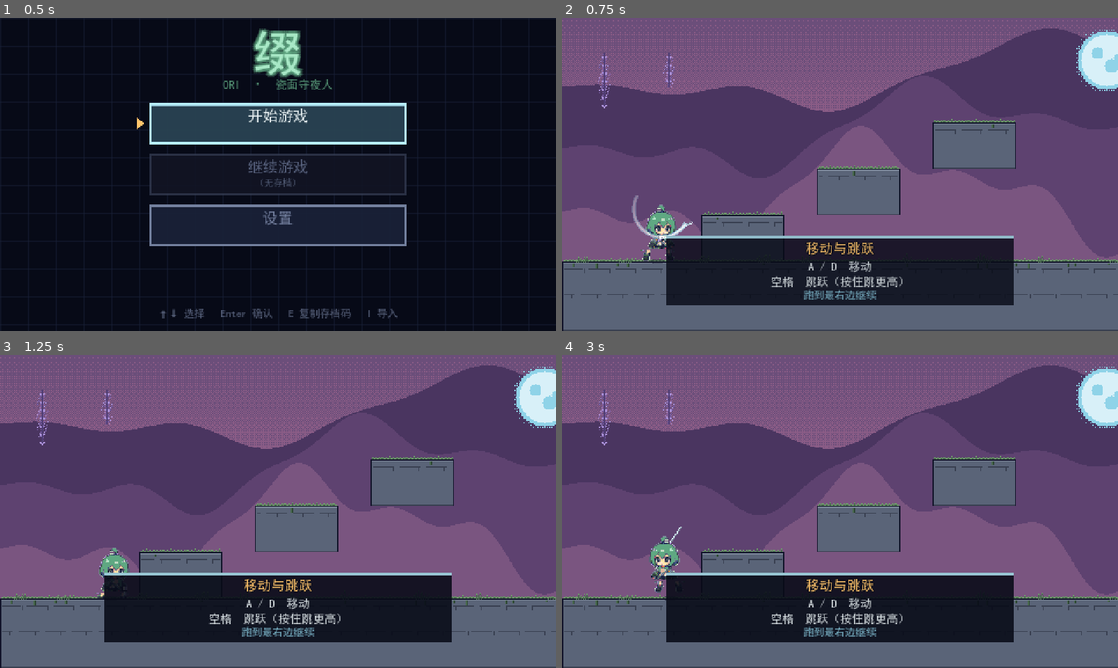
Above: before the commit, frames 1-4 (two rows, left to right).
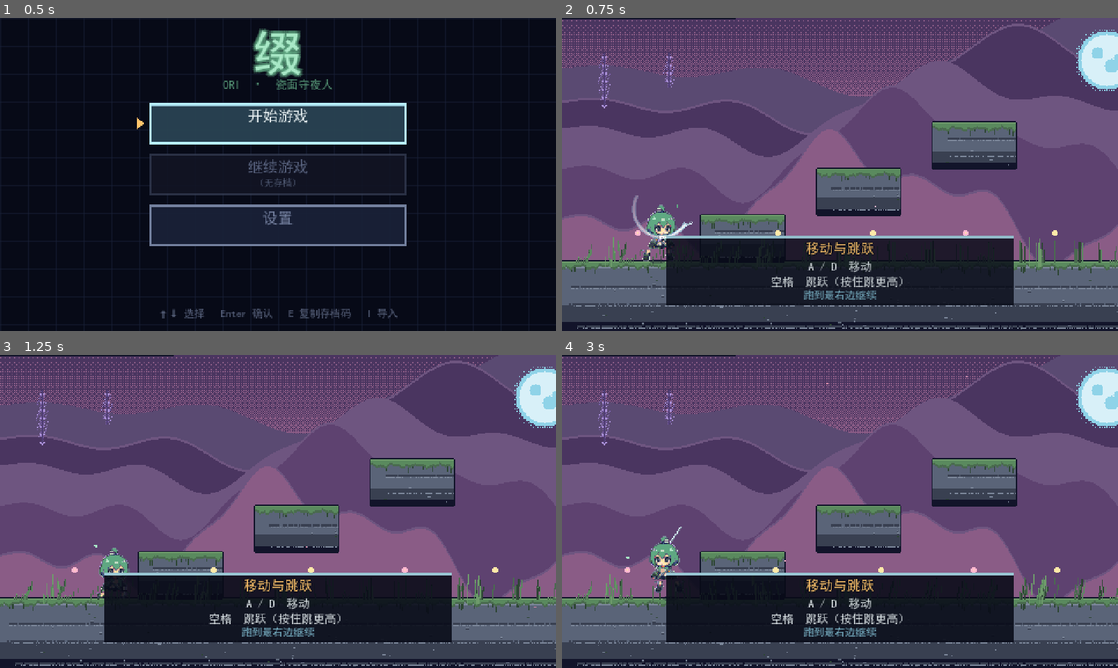
Above: after the commit, the same moments.

Repository: KurilX/actGodotGame-iori
Game: Godot game, scene res://scenes/bootstrap.tscn
The game is run twice, just before and just after one commit, with the same random seed, the same clock (stepped at 60 frames per second) and the same inputs.
Inputs (mouse positions are in pixels of both pictures, inside the frame that each line leads up to):
- Up to frame 1 (0.5 s): no input
- Up to frame 2 (0.75 s): tap Enter at 0.5 s; move the mouse to (962, 158) at 0.52 s; hold D (move_right) from 0.53 s (still down); hold J (attack) from 0.53 s (still down); click (962, 158) at 0.67 s
- Up to frame 3 (1.25 s): keep holding D (move_right); keep holding J (attack); tap Space (jump) at 0.77 s
- Up to frame 4 (3 s): release D (move_right) at 1.25 s; release J (attack) at 1.25 s; drag from (728, 527) to (812, 574) at 1.27 s; move the mouse to (895, 442) at 2.02 s; hold A (move_left) 2.03-2.75 s; hold L (heavy) 2.03-2.75 s; drag from (812, 574) to (673, 464) at 2.77 s

Frame 1 is identical in both runs. In frame 2, 38% of the frame differs, in the area x 0-100%, y 0-100%; in frame 3, 38%; in frame 4, 38%.
Error in both runs: Invalid access to property or key 'export' on a base object of type 'Dictionary'. (res://src/ui/main_menu.gd:440)

Commit message:
feat: 场景美术重做 - 五层远景/岩层地板/风吹植被与花瓣

Diff:
--- a/src/world/room_greybox.gd
+++ b/src/world/room_greybox.gd
@@ -26,6 +26,10 @@
 const ROOM_W := 2400
 const ROOM_H := 540
 
+# 地面顶部 y 坐标（与 SOLIDS 里地面矩形一致）。
+# 植被都种在这条线上。
+const GROUND_Y_FOR_DECO := 480.0
+
 # 段边界（世界坐标 x）
 const TUTORIAL_END := 1560.0
 const BOSS_ZONE_START := 1560.0
@@ -91,8 +95,115 @@
 func _ready() -> void:
 	_build_visuals()
 	_build_solids()
+	_build_wind_life()
 	_build_one_way()
 	_spawn_player()
+
+
+const WindSprite := preload("res://src/world/wind_sprite.gd")
+const WindPetals := preload("res://src/world/wind_petals.gd")
+
+
+func _build_wind_life() -> void:
+	"""动态植被：会随风摇摆的草、花、芦苇 + 飘落的花瓣。
+
+	## 为什么用代码画而不是贴图
+
+	一棵会动的草如果逐帧画，12 帧 × 几十棵 = 帧数爆炸，而且每棵的
+	摆动相位还必须一致（否则像各摆各的）。用自绘 + 正弦相位：
+	  · 一棵草只有几个控制点，绘制开销可忽略
+	  · 相位由 x 坐标决定，天然形成"风从右往左推"的波浪
+	  · 想加就加，不受美术资源限制
+
+	## 分层
+
+	  z=-4  背景草丛（远、矮、暗，不遮挡）
+	  z=-1  前景草丛（近、高、亮，从画面前景探出）
+	  z=-3  飘落花瓣（在草丛之上、角色之下）
+	"""
+	var rng := RandomNumberGenerator.new()
+	rng.seed = 20261124
+
+	# ── 背景草丛：沿地面稀疏分布 ──
+	var bg := Node2D.new()
+	bg.name = "WindGrassBack"
+	bg.z_index = -4
+	add_child(bg)
+
+	var x := 20.0
+	while x < ROOM_W - 20:
+		var w: Node2D = WindSprite.new()
+		w.wind_freq = rng.randf_range(0.85, 1.25)
+		w.wind_amp = rng.randf_range(2.2, 3.4)
+		w.wind_speed = rng.randf_range(28.0, 40.0)
+		w.position = Vector2(x, GROUND_Y_FOR_DECO)
+		var n: int = rng.randi_range(3, 6)
+		for i in n:
+			var h: float = rng.randf_range(9.0, 18.0)
+			var dx: float = rng.randf_range(-4.0, 4.0)
+			var col_kind: int = rng.randi_range(0, 2)
+			var col: Color
+			match col_kind:
+				0:
+					col = Color("#4A6B4F")      # moss
+				1:
+					col = Color("#2E4634")      # moss_dk
+				_:
+					col = Color("#5A8A5E")      # grass
+			w.add_blade(dx, h, 1.6, col)
+		bg.add_child(w)
+		x += rng.randf_range(14.0, 34.0)
+
+	# ── 前景草丛：更少但更高，从画面下沿探出 ──
+	var fg := Node2D.new()
+	fg.name = "WindGrassFront"
+	fg.z_index = -1
+	add_child(fg)
+
+	x = 40.0
+	while x < ROOM_W - 40:
+		var w2: Node2D = WindSprite.new()
+		w2.wind_freq = rng.randf_range(0.9, 1.3)
+		w2.wind_amp = rng.randf_range(3.4, 5.2)   # 前景摆幅更大
+		w2.position = Vector2(x, GROUND_Y_FOR_DECO + 4.0)
+		for i in rng.randi_range(4, 7):
+			var h2: float = rng.randf_range(14.0, 26.0)
+			w2.add_blade(rng.randf_range(-6.0, 6.0), h2, 1.4,
+						 Color("#5A8A5E") if rng.randf() < 0.6
+						 else Color("#6E9A6B"))
+		fg.add_child(w2)
+		x += rng.randf_range(55.0, 110.0)
+
+	# ── 小野花：点缀在草丛之间 ──
+	var flowers := Node2D.new()
+	flowers.name = "WindFlowers"
+	flowers.z_index = -3
+	add_child(flowers)
+	x = 60.0
+	while x < ROOM_W - 60:
+		var fw: Node2D = WindSprite.new()
+		fw.wind_freq = rng.randf_range(1.0, 1.4)
+		fw.wind_amp = rng.randf_range(2.8, 4.0)
+		fw.position = Vector2(x, GROUND_Y_FOR_DECO)
+		# 花茎
+		fw.add_blade(0.0, rng.randf_range(9.0, 15.0), 1.0,
+					 Color("#4A6B4F"))
+		flowers.add_child(fw)
+		# 花冠：用自绘节点画一个小十字花
+		var petal: Node2D = Node2D.new()
+		petal.position = Vector2(x, GROUND_Y_FOR_DECO - 12.0)
+		petal.z_index = -3
+		petal.set_script(preload("res://src/world/wind_flower.gd"))
+		petal.set("petal_color", Color("#FFB8D0") if rng.randf() < 0.7
+				  else Color("#FFE9A8"))
+		petal.set("stem_x", x)
+		add_child(petal)
+		x += rng.randf_range(70.0, 150.0)
+
+	# ── 飘落花瓣 ──
+	var petals := WindPetals.new()
+	petals.name = "WindPetals"
+	add_child(petals)
 
 
 func _build_solids() -> void:
--- /dev/null
+++ b/src/world/wind_flower.gd
@@ -0,0 +1,60 @@
+"""野花：一根随风的茎 + 十字形花冠。
+
+## 为什么要单独一个类
+
+花和草的区别：草是"整根弯"，花是"**茎弯、花冠保持形状**"——
+花朵自己会有一点跟不上茎的滞后感（就像真花那样）。
+
+用同一个 WindSprite 画不了：它把所有点一起弯。这里分成两段：
+茎用 WindSprite 的弯曲算法，花冠单独按滞后相位偏移。
+"""
+
+extends Node2D
+
+@export var petal_color := Color("#FFB8D0")
+@export var stem_x := 0.0
+@export var stem_h := 12.0
+@export var sway_amp := 3.6
+@export var sway_freq := 1.15
+
+var _t := 0.0
+var _phase := 0.0
+
+
+func _ready() -> void:
+	set_process(true)
+	_phase = stem_x * 0.012 + 0.9
+
+
+func _process(delta: float) -> void:
+	_t += delta
+	queue_redraw()
+
+
+func _bend(lag: float) -> float:
+	""""计算弯曲量。lag 让花冠比茎慢一拍（真实感）。"""
+	var a := sin(_t * sway_freq - lag + _phase) * sway_amp
+	var b := sin(_t * sway_freq * 0.57 - lag * 0.5 + _phase * 1.4) * sway_amp * 0.4
+	return a + b
+
+
+func _draw() -> void:
+	# 茎：从根部往上一段
+	var bend := _bend(0.0)
+	var top := Vector2(roundf(bend * 0.8), roundf(-stem_h))
+	var mid := Vector2(roundf(bend * 0.35), roundf(-stem_h * 0.5))
+	draw_line(Vector2.ZERO, mid, Color("#4A6B4F"), 1.0)
+	draw_line(mid, top, Color("#5A8A5E"), 1.0)
+
+	# 花冠：比茎慢 0.35 相位，画成十字 + 中心亮点
+	var cbend := _bend(0.35)
+	var cx := roundf(cbend)
+	var cy := roundf(-stem_h - 1.0)
+
+	# 四片花瓣（十字）
+	draw_rect(Rect2(cx - 1, cy - 2, 3, 2), petal_color)
+	draw_rect(Rect2(cx - 1, cy + 1, 3, 2), petal_color)
+	draw_rect(Rect2(cx - 2, cy - 1, 2, 3), petal_color)
+	draw_rect(Rect2(cx + 1, cy - 1, 2, 3), petal_color)
+	# 花心
+	draw_rect(Rect2(cx, cy, 1, 1), Color("#FFE9A8"))
--- /dev/null
+++ b/src/world/wind_petals.gd
@@ -0,0 +1,131 @@
+"""飘落的花瓣：被风吹过场景的粒子。
+
+## 为什么需要这个
+
+静止的草丛只能表达"草在动"，但**风的实感主要来自"有东西被吹走"**。
+花瓣/落叶从右往左飘过，玩家立刻能感到有风。
+
+## 实现要点
+
+1. **不用 GPUParticles2D** —— 它的半透明淡入淡出在像素风里会糊成光斑。
+   这里用自绘，每个花瓣是 2~4 个硬边像素点。
+
+2. **循环而不是一次性** —— 花瓣在右边界生成、飘出左边界后回收，
+   水平和垂直范围都远大于视口，玩家走到哪都有花瓣。
+
+3. **跟随相机** —— 花瓣位置是**世界坐标**，铺满整张地图（0~2400），
+   而不是只围着相机。这样玩家移动时花瓣自然地从身边飘过。
+
+## 三种形态
+
+  · 花瓣（粉色小方块，旋转）
+  · 落叶（较大的斜四边形，翻转）
+  · 尘絮（1px 亮点，飘得最慢）
+"""
+
+extends Node2D
+
+@export var count := 46
+@export var area_left := -200.0
+@export var area_right := 2600.0
+@export var area_top := 180.0
+@export var area_bottom := 500.0
+
+const WIND_X := -26.0         # 风速（向左）
+const SWAY := 9.0             # 横向摇摆幅度
+
+const C_PETAL := Color("#FFB8D0")
+const C_PETAL_DK := Color("#D98BA8")
+const C_LEAF := Color("#A8E8C6")
+const C_LEAF_DK := Color("#5FA882")
+const C_DUST := Color("#E8F0F2")
+
+var _items: Array = []
+var _t := 0.0
+
+
+func _ready() -> void:
+	z_index = -3
+	set_process(true)
+	_seed_items()
+
+
+func _seed_items() -> void:
+	var rng := RandomNumberGenerator.new()
+	rng.seed = 20261123
+	_items.clear()
+	for i in count:
+		_items.append(_new_item(rng, true))
+
+
+func _new_item(rng: RandomNumberGenerator, initial: bool) -> Dictionary:
+	var kind := rng.randi_range(0, 9)
+	var k: String = "petal" if kind < 5 else ("leaf" if kind < 8 else "dust")
+	return {
+		"x": rng.randf_range(area_left, area_right),
+		"y": rng.randf_range(area_top, area_bottom),
+		"vx": WIND_X * rng.randf_range(0.7, 1.5),
+		"vy": rng.randf_range(4.0, 14.0),
+		"sway_ph": rng.randf_range(0.0, TAU),
+		"sway_f": rng.randf_range(0.8, 1.8),
+		"k": k,
+		"size": rng.randi_range(1, 2),
+		"life": rng.randf_range(0.0, 6.0),
+	}
+
+
+func _process(delta: float) -> void:
+	_t += delta
+	for it in _items:
+		it["x"] += it["vx"] * delta
+		it["y"] += it["vy"] * delta
+		it["life"] += delta
+		# 超出边界回收（从右侧重新进入）
+		if it["x"] < area_left:
+			it["x"] = area_right
+			it["y"] = randf_range(area_top, area_bottom)
+		if it["y"] > area_bottom:
+			it["y"] = area_top
+			it["x"] = randf_range(area_left, area_right)
+	queue_redraw()
+
+
+func _draw() -> void:
+	for it in _items:
+		var sway: float = sin(_t * it["sway_f"] * 2.0 + it["sway_ph"]) * SWAY
+		var x := roundf(it["x"] + sway)
+		var y := roundf(it["y"])
+		var sz: int = it["size"]
+
+		match str(it["k"]):
+			"petal":
+				# 花瓣：2~3 px 的小点，偶尔变暗模拟翻转
+				var flip: bool = int(_t * 3.0 + it["sway_ph"]) % 2 == 0
+				var c := C_PETAL if flip else C_PETAL_DK
+				draw_rect(Rect2(x, y, sz, maxi(1, sz - 1)), c)
+			"leaf":
+				# 落叶：斜线状，宽度随翻转变化
+				var flip2: bool = int(_t * 2.2 + it["sway_ph"]) % 2 == 0
+				var c2 := C_LEAF if flip2 else C_LEAF_DK
+				if flip2:
+					draw_rect(Rect2(x, y, sz + 1, 1), c2)
+					draw_rect(Rect2(x + 1, y + 1, sz, 1), c2)
+				else:
+					draw_rect(Rect2(x, y, 1, sz + 1), c2)
+			"dust":
+				# 尘絮：1px 亮点的呼吸
+				var a := 0.45 + 0.35 * sin(_t * 2.4 + it["sway_ph"])
+				draw_rect(Rect2(x, y, 1, 1),
+						  Color(C_DUST.r, C_DUST.g, C_DUST.b, a))
+
+
+func item_count() -> int:
+	return _items.size()
+
+
+## 供测试：验证花瓣真的在动
+func sample_positions() -> Array:
+	var out: Array = []
+	for it in _items:
+		out.append(Vector2(it["x"], it["y"]))
+	return out
--- /dev/null
+++ b/src/world/wind_sprite.gd
@@ -0,0 +1,101 @@
+"""风吹植被：会随风摇摆的草、花、芦苇、树。
+
+## 为什么不用 SpriteFrames 逐帧画
+
+一棵会动的芦苇如果逐帧画，12 帧 × N 棵 = 帧数爆炸。
+而"风"的本质是**同一个形变参数随时间变化**，用代码逐帧变形更省也更自然：
+每棵草只需要几个控制点，按风相位弯曲就行。
+
+## 实现方式
+
+`WindSprite` 是一个自绘 Node2D：持有若干"草叶"（从根部到尖端的折线），
+每帧按风相位把顶端偏移出去，画出硬边像素线。
+
+**像素风关键**：顶点必须取整到整数像素，否则线条会糊成抗锯齿效果。
+
+## 风场
+
+不是所有草同步摆动 —— 那样像机械。用 `sin(t * freq + x * k)` 让
+不同 x 位置的草相位错开，形成"波浪"从右往左推过去的观感。
+"""
+
+extends Node2D
+
+# ── 风参数 ──
+@export var wind_freq := 1.1          # 主摆动频率
+@export var wind_amp := 3.2           # 顶端最大偏移（像素）
+@export var wind_speed := 34.0        # 风向传播速度（越大波越快）
+@export var bend_bias := 0.55         # 恒定弯曲（风一直往一边吹）
+
+# 草叶定义：每项 [x偏移, 高度, 颜色, 粗细]
+var blades: Array = []
+var base_color := Color("#2E4634")
+var tip_color := Color("#6E9A6B")
+
+var _t := 0.0
+var _phase := 0.0
+
+
+func _ready() -> void:
+	set_process(true)
+	# 用自身 x 坐标做相位种子，让同一屏内的草错开
+	_phase = global_position.x * 0.012
+
+
+func add_blade(x: float, h: float, width: float = 1.0,
+			   col: Color = Color.WHITE) -> void:
+	blades.append({"x": x, "h": h, "w": width, "c": col})
+
+
+func _process(delta: float) -> void:
+	_t += delta
+	queue_redraw()
+
+
+func _draw() -> void:
+	# 风向传播：x 越大相位越超前，形成从左到右的波浪
+	var wave := sin(_t * wind_freq + _phase) * wind_amp
+	var wave2 := sin(_t * wind_freq * 0.63 + _phase * 1.7) * wind_amp * 0.45
+	var bend := wave + wave2 + bend_bias * wind_amp
+
+	for b in blades:
+		_draw_blade(b["x"], b["h"], b["w"], b["c"], bend)
+
+
+func _draw_blade(x: float, h: float, w: float, col: Color, bend: float) -> void:
+	"""画一根草叶：从根部竖直向上，顶端按 bend 弯曲。
+
+	分 3 段折线，弯曲量按高度平方分布（根部不动、越往尖越弯），
+	这样看起来才像"整根被压弯"而不是"顶端平移"。
+	"""
+	var segs := 3
+	var prev := Vector2(x, 0)
+
+	for i in range(1, segs + 1):
+		var t := float(i) / segs
+		# 高度平方：根部几乎不动，尖端弯得最多
+		var offset: float = bend * t * t
+		# 取整到像素，保持硬边
+		var px := roundf(x + offset)
+		var py := roundf(-h * t)
+		var p := Vector2(px, py)
+
+		# 粗细：用**矩形**画，而不是叠多条线。
+		# 叠线会有 1px 缝隙（硬边像素风里很显眼），矩形是实心的。
+		var thick: int = maxi(1, int(round(w * (1.0 - t * 0.45))))
+		var left := roundf(minf(prev.x, p.x)) if false else roundf(p.x)
+		draw_rect(Rect2(roundf(p.x), roundf(minf(prev.y, p.y)),
+						thick, roundf(absf(p.y - prev.y)) + 1.0),
+				  col)
+		prev = p
+
+
+func _bend_at(t: float) -> float:
+	var base := sin(_t * wind_freq + _phase) * wind_amp
+	var base2 := sin(_t * wind_freq * 0.63 + _phase * 1.7) * wind_amp * 0.45
+	return (base + base2 + bend_bias * wind_amp) * t * t
+
+
+## 供测试读取：当前顶端偏移量
+func current_bend() -> float:
+	return _bend_at(1.0)
--- /dev/null
+++ b/tools/verify_art.gd
@@ -0,0 +1,163 @@
+extends SceneTree
+## 场景美术规范验证：调色板约束、动态植被、风吹动画
+##
+## 运行：godot --headless --path . --script tools/verify_art.gd -- --autoplay
+##
+## 这些断言对应 docs/02-像素美术规范.md 的硬性要求，
+## 以及用户明确提出的"要有会动的体现被风吹的装饰物"。
+
+var _failures: Array[String] = []
+var _checks := 0
+
+# 28 色硬上限（docs/02-像素美术规范.md）
+const MAX_COLORS := 28
+
+
+func _init() -> void:
+	var boot: PackedScene = load("res://scenes/bootstrap.tscn")
+	root.add_child(boot.instantiate())
+	await process_frame
+	await process_frame
+	for i in 40:
+		await physics_frame
+
+	print("── 场景美术验证 ──")
+
+	# ── 1. 三层贴图存在且尺寸与关卡一致 ──
+	var layers := ["sky", "terrain", "deco"]
+	for name in layers:
+		var path := "res://art/scene/%s.png" % name
+		_check(ResourceLoader.exists(path), "%s.png 存在" % name, "缺文件")
+		var tex: Texture2D = load(path)
+		if tex is Texture2D:
+			_check(tex.get_width() == 2400,
+				   "%s.png 宽度 2400（与关卡一致）" % name,
+				   "实际 %d" % tex.get_width())
+
+	# ── 2. 用色不超 28 ──
+	var all_colors := {}
+	for name in layers:
+		var tex: Texture2D = load("res://art/scene/%s.png" % name)
+		if not (tex is Texture2D):
+			continue
+		var img: Image = tex.get_image()
+		for y in range(0, img.get_height(), 3):
+			for x in range(0, img.get_width(), 3):
+				var c: Color = img.get_pixel(x, y)
+				if c.a > 0.1:
+					all_colors[c.to_rgba32()] = true
+	_check(all_colors.size() <= MAX_COLORS,
+		   "三层贴图合计用色 ≤ %d（实际 %d）" % [MAX_COLORS,
+											 all_colors.size()],
+		   "超出调色板，违反了 28 色硬上限")
+
+	# ── 3. 动态植被存在 ──
+	var found := {"grass_back": -1, "grass_front": -1,
+				  "flowers": -1, "petals": -1}
+	for n in _walk(root):
+		var nm := str(n.name)
+		if nm == "WindGrassBack":
+			found["grass_back"] = n.get_child_count()
+		elif nm == "WindGrassFront":
+			found["grass_front"] = n.get_child_count()
+		elif nm == "WindFlowers":
+			found["flowers"] = n.get_child_count()
+		elif nm == "WindPetals":
+			found["petals"] = n.item_count() if n.has_method("item_count") \
+				else -1
+
+	_check(found["grass_back"] > 20,
+		   "背景草丛存在（%d 丛）" % found["grass_back"],
+		   "只有 %d 丛，太少" % found["grass_back"])
+	_check(found["grass_front"] > 5,
+		   "前景草丛存在（%d 丛）" % found["grass_front"],
+		   "只有 %d 丛" % found["grass_front"])
+	_check(found["flowers"] > 3,
+		   "野花存在（%d 朵）" % found["flowers"],
+		   "只有 %d 朵" % found["flowers"])
+	_check(found["petals"] > 10,
+		   "飘落花瓣存在（%d 个）" % found["petals"],
+		   "只有 %d 个" % found["petals"])
+
+	# ── 4. **植被真的会动**（用户明确要求"体现被风吹"）──
+	var grass = null
+	for n in _walk(root):
+		if str(n.name) == "WindGrassBack" and n.get_child_count() > 0:
+			grass = n.get_child(0)
+			break
+	_check(grass != null, "取到一棵草做动画验证", "没找到")
+	if grass != null:
+		var b1: float = grass.current_bend()
+		for i in 25:
+			await physics_frame
+		var b2: float = grass.current_bend()
+		_check(absf(b1 - b2) > 0.05,
+			   "草会随风弯曲（%.2f → %.2f）" % [b1, b2],
+			   "两次采样相同，草是静止的")
+
+	# ── 5. 花瓣在移动 ──
+	var petals = null
+	for n in _walk(root):
+		if str(n.name) == "WindPetals":
+			petals = n
+			break
+	if petals != null and petals.has_method("sample_positions"):
+		var p1: Array = petals.sample_positions()
+		for i in 20:
+			await physics_frame
+		var p2: Array = petals.sample_positions()
+		var moved := 0
+		for i in mini(p1.size(), p2.size()):
+			if p1[i].distance_to(p2[i]) > 0.5:
+				moved += 1
+		_check(moved > p1.size() / 2,
+			   "花瓣在飘动（%d/%d 移动）" % [moved, p1.size()],
+			   "大部分花瓣没动")
+
+	# ── 6. 地形与实际碰撞一致（防止贴图和碰撞体错位）──
+	var room = null
+	for n in _walk(root):
+		var s = n.get_script()
+		if s != null and str(s.resource_path).contains("room_greybox"):
+			room = n
+			break
+	_check(room != null, "房间节点存在", "没找到")
+	if room != null:
+		var solids: Array = room.SOLIDS
+		# 地面必须贯穿全图
+		var ground_ok := false
+		for s in solids:
+			if int(s[0]) == 0 and int(s[2]) >= 2400:
+				ground_ok = true
+		_check(ground_ok, "地面贯穿全图（贴图与碰撞一致的前提）",
+			   "地面没有铺满")
+
+	_finish()
+
+
+func _finish() -> void:
+	print("")
+	if _failures.is_empty():
+		print("PASS: 全部 %d 项通过" % _checks)
+		quit(0)
+	else:
+		print("FAIL: %d 项失败" % _failures.size())
+		for f in _failures:
+			printerr("  - " + f)
+		quit(1)
+
+
+func _check(cond: bool, name: String, detail: String = "") -> void:
+	_checks += 1
+	if cond:
+		print("  ok   %s" % name)
+	else:
+		print("  FAIL %s" % name)
+		_failures.append(name + (": " + detail if detail != "" else ""))
+
+
+func _walk(n):
+	var o = [n]
+	for c in n.get_children():
+		o.append_array(_walk(c))
+	return o
Binary file changed: art/scene/preview.png
Binary file changed: art/scene/sky.png
Binary file changed: art/scene/terrain.png
Binary file added: art/screenshots/art_01_tutorial.png
Not shown, added: art/screenshots/art_01_tutorial.png.import
Binary file added: art/screenshots/art_02_mid.png
Not shown, added: art/screenshots/art_02_mid.png.import
Binary file added: art/screenshots/art_03_boss.png
Not shown, added: art/screenshots/art_03_boss.png.import
Binary file added: art/screenshots/art_clean.png
Not shown, added: art/screenshots/art_clean.png.import
Binary file added: art/screenshots/art_final.png
(and 7 more such lines)
